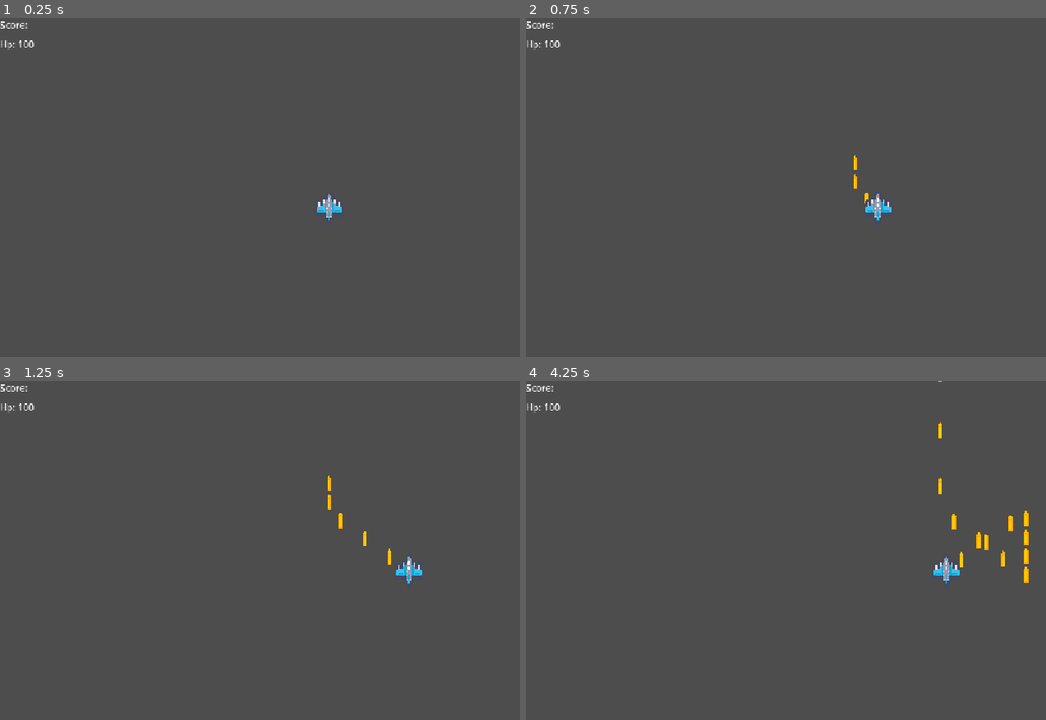
Above: before the commit, frames 1-4 (two rows, left to right).
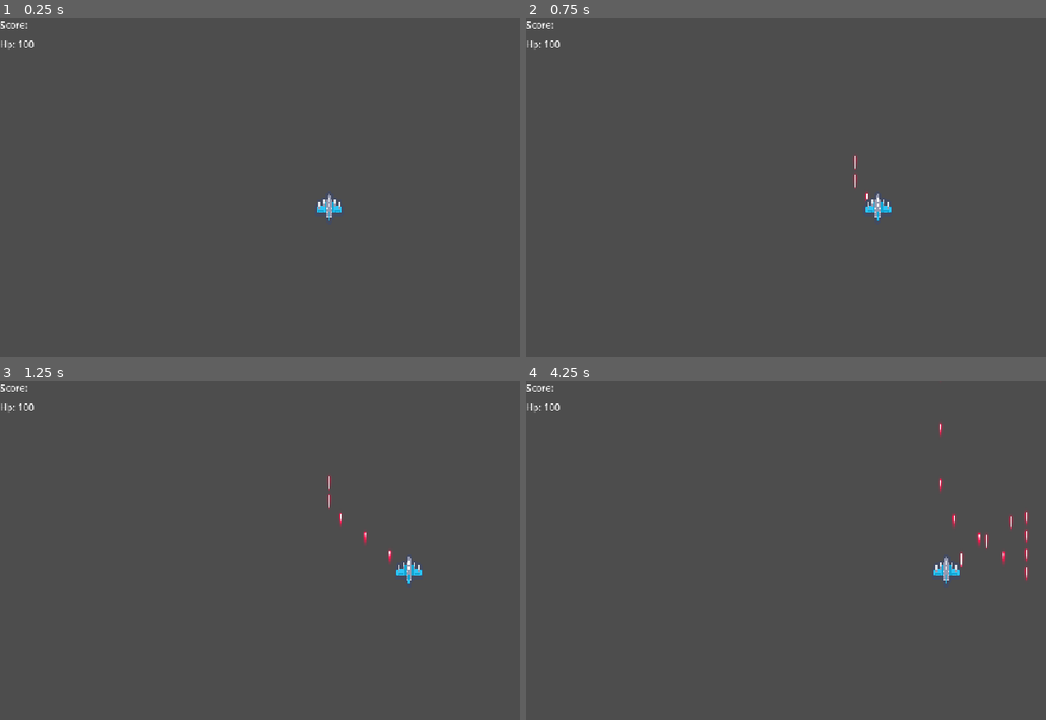
Above: after the commit, the same moments.

Repository: CuttSuki/sky-bullet-hell
Game: Godot game, scene res://Scenes/main.tscn
The game is run twice, just before and just after one commit, with the same random seed, the same clock (stepped at 60 frames per second) and the same inputs.
Inputs:
- Up to frame 1 (0.25 s): no input
- Up to frame 2 (0.75 s): tap Enter at 0.5 s; hold Right (ui_right) from 0.53 s (still down)
- Up to frame 3 (1.25 s): keep holding Right (ui_right)
- Up to frame 4 (4.25 s): release Right (ui_right) at 1.28 s; hold Down (ui_down) 1.28-2.03 s; hold Right (ui_right) 2.03-2.78 s; hold Up (ui_up) 2.78-3.53 s; hold Left (ui_left) from 3.53 s (still down)

Frame 1 is identical in both runs. In frame 2, less than 0.1% of the frame differs, in the area x 63-66%, y 40-55%; in frame 3, 0.2%; in frame 4, 0.5%, in the area x 79-97%, y 0-60%.

Commit message:
Added: Parallax background (buggy as of now), Item class

Diff:
--- a/Scenes/BulletPatterns/bullet_pattern_shotgun.gd
+++ b/Scenes/BulletPatterns/bullet_pattern_shotgun.gd
@@ -1,21 +1,25 @@
 extends BulletPattern
 class_name ShotgunBulletPattern
+@export var num_of_hits: int = 1
+@export var multi_cd: float = 0.5
+func _ready() -> void:
+	num_of_hits = randi() % 3
 
 func _set_bullet():
 	var bullet_count := 10
 	var total_spread := deg_to_rad(60)
 	var start_angle := parent.global_rotation - (total_spread / 2.0)
 	var angle_step := total_spread / (bullet_count - 1)
-
-	for i in range(bullet_count):
-		var bullet: Bullet = bullet_path.instantiate()
-		if parent is Enemy:
-			bullet.add_to_group("enemy_bullet")
-		elif parent is Player:
-			bullet.add_to_group("player_bullet")
-		BulletContainer.add_child(bullet)
-		bullet.global_position = parent.global_position
-
-		var bullet_angle := start_angle + (angle_step * i)
-		bullet.direction = Vector2.RIGHT.rotated(bullet_angle)
-		bullet.rotation = bullet_angle
+	for i in range(num_of_hits):
+		for j in range(bullet_count):
+			var bullet: Bullet = bullet_path.instantiate()
+			if parent is Enemy:
+				bullet.add_to_group("enemy_bullet")
+			elif parent is Player:
+				bullet.add_to_group("player_bullet")
+			BulletContainer.add_child(bullet)
+			bullet.global_position = parent.global_position
+			var bullet_angle := start_angle + (angle_step * j)
+			bullet.direction = Vector2.RIGHT.rotated(bullet_angle)
+			bullet.rotation = bullet_angle
+		await get_tree().create_timer(multi_cd).timeout
--- a/Scenes/Bullets/bullet.tscn
+++ b/Scenes/Bullets/bullet.tscn
@@ -1,7 +1,7 @@
 [gd_scene format=3 uid="uid://cf7f1gbvaydjs"]
 
 [ext_resource type="Script" uid="uid://dlj4b2gv2mm4o" path="res://Scripts/bullet.gd" id="1_qngn8"]
-[ext_resource type="Texture2D" uid="uid://cgop573grvepg" path="res://Assets/kenney_pixelshmup/0d9ec45a647e33293fe80a886bbdb86d_Enemy%20Bullet-1.png.png" id="2_qngn8"]
+[ext_resource type="Texture2D" uid="uid://bsip8o8jglbri" path="res://Assets/Sprites - Lasers Bullets #1 [66]v2.5/Laser Sprites/14.png" id="2_qngn8"]
 
 [sub_resource type="RectangleShape2D" id="RectangleShape2D_hbcgk"]
 size = Vector2(23, 9)
@@ -12,6 +12,7 @@
 speed = 100
 
 [node name="Sprite2D" type="Sprite2D" parent="." unique_id=727693937]
+scale = Vector2(0.1, 0.1)
 texture = ExtResource("2_qngn8")
 
 [node name="CollisionShape2D" type="CollisionShape2D" parent="." unique_id=582703938]
--- a/Scenes/Enemies/ship_2.tscn
+++ b/Scenes/Enemies/ship_2.tscn
@@ -37,6 +37,8 @@
 
 [node name="ShotgunBulletPattern" type="Node2D" parent="." unique_id=608442963 node_paths=PackedStringArray("parent")]
 script = ExtResource("3_2jwc5")
+multi_cd = 0.3
 parent = NodePath("..")
 bullet_path = ExtResource("4_pxfen")
+cooldown = 2.0
 metadata/_custom_type_script = "uid://cc4ltkvit2kop"
--- /dev/null
+++ b/Scenes/Item/healing_item.tscn
@@ -0,0 +1,33 @@
+[gd_scene format=3 uid="uid://d37jcjdtfhvuh"]
+
+[ext_resource type="Script" uid="uid://e0e425w0w8wi" path="res://Scripts/healing_item.gd" id="1_hv1w1"]
+[ext_resource type="Texture2D" uid="uid://dokw010s5v6bb" path="res://Assets/magical-potions-items-tileset.png" id="2_kmlt0"]
+
+[sub_resource type="RectangleShape2D" id="RectangleShape2D_cojko"]
+
+[sub_resource type="AtlasTexture" id="AtlasTexture_kmlt0"]
+atlas = ExtResource("2_kmlt0")
+region = Rect2(0, 0, 16, 16)
+
+[sub_resource type="SpriteFrames" id="SpriteFrames_hbcgk"]
+animations = [{
+"frames": [{
+"duration": 1.0,
+"texture": SubResource("AtlasTexture_kmlt0")
+}],
+"loop": 1,
+"name": &"default",
+"speed": 5.0
+}]
+
+[node name="HealingItem" type="CharacterBody2D" unique_id=782139051]
+scale = Vector2(0.2, 0.2)
+collision_layer = 4
+script = ExtResource("1_hv1w1")
+heal_amount = 10
+
+[node name="CollisionShape2D" type="CollisionShape2D" parent="." unique_id=1255331450]
+shape = SubResource("RectangleShape2D_cojko")
+
+[node name="AnimatedSprite2D" type="AnimatedSprite2D" parent="." unique_id=900861749]
+sprite_frames = SubResource("SpriteFrames_hbcgk")
--- /dev/null
+++ b/Scenes/Item/item.tscn
@@ -0,0 +1,10 @@
+[gd_scene format=3 uid="uid://u3v42mbpcm0u"]
+
+[ext_resource type="Script" uid="uid://dfmvu1ksuttmk" path="res://Scripts/item.gd" id="1_i10cy"]
+
+[node name="Item" type="CharacterBody2D" unique_id=1724194576]
+script = ExtResource("1_i10cy")
+
+[node name="Sprite2D" type="Sprite2D" parent="." unique_id=614567823]
+
+[node name="CollisionShape2D" type="CollisionShape2D" parent="." unique_id=1278088434]
--- /dev/null
+++ b/Scenes/Item/large_healing_item.tscn
@@ -0,0 +1,33 @@
+[gd_scene format=3 uid="uid://bst62nw2f4iat"]
+
+[ext_resource type="Script" uid="uid://e0e425w0w8wi" path="res://Scripts/healing_item.gd" id="1_v4blx"]
+[ext_resource type="Texture2D" uid="uid://dokw010s5v6bb" path="res://Assets/magical-potions-items-tileset.png" id="2_rpf22"]
+
+[sub_resource type="RectangleShape2D" id="RectangleShape2D_cojko"]
+
+[sub_resource type="AtlasTexture" id="AtlasTexture_v4blx"]
+atlas = ExtResource("2_rpf22")
+region = Rect2(96, 0, 16, 16)
+
+[sub_resource type="SpriteFrames" id="SpriteFrames_hbcgk"]
+animations = [{
+"frames": [{
+"duration": 1.0,
+"texture": SubResource("AtlasTexture_v4blx")
+}],
+"loop": 1,
+"name": &"default",
+"speed": 5.0
+}]
+
+[node name="LargeHealingItem" type="CharacterBody2D" unique_id=782139051]
+scale = Vector2(0.2, 0.2)
+collision_layer = 4
+script = ExtResource("1_v4blx")
+heal_amount = 70
+
+[node name="CollisionShape2D" type="CollisionShape2D" parent="." unique_id=1255331450]
+shape = SubResource("RectangleShape2D_cojko")
+
+[node name="AnimatedSprite2D" type="AnimatedSprite2D" parent="." unique_id=900861749]
+sprite_frames = SubResource("SpriteFrames_hbcgk")
--- /dev/null
+++ b/Scenes/Item/medium_healing_item.tscn
@@ -0,0 +1,33 @@
+[gd_scene format=3 uid="uid://dcnt6r8tgnq8g"]
+
+[ext_resource type="Script" uid="uid://e0e425w0w8wi" path="res://Scripts/healing_item.gd" id="1_jyxpf"]
+[ext_resource type="Texture2D" uid="uid://dokw010s5v6bb" path="res://Assets/magical-potions-items-tileset.png" id="2_57dqb"]
+
+[sub_resource type="RectangleShape2D" id="RectangleShape2D_cojko"]
+
+[sub_resource type="AtlasTexture" id="AtlasTexture_jyxpf"]
+atlas = ExtResource("2_57dqb")
+region = Rect2(48, 0, 16, 16)
+
+[sub_resource type="SpriteFrames" id="SpriteFrames_hbcgk"]
+animations = [{
+"frames": [{
+"duration": 1.0,
+"texture": SubResource("AtlasTexture_jyxpf")
+}],
+"loop": 1,
+"name": &"default",
+"speed": 5.0
+}]
+
+[node name="MediumHealingItem" type="CharacterBody2D" unique_id=782139051]
+scale = Vector2(0.2, 0.2)
+collision_layer = 4
+script = ExtResource("1_jyxpf")
+heal_amount = 50
+
+[node name="CollisionShape2D" type="CollisionShape2D" parent="." unique_id=1255331450]
+shape = SubResource("RectangleShape2D_cojko")
+
+[node name="AnimatedSprite2D" type="AnimatedSprite2D" parent="." unique_id=900861749]
+sprite_frames = SubResource("SpriteFrames_hbcgk")
--- /dev/null
+++ b/Scenes/background.tscn
@@ -0,0 +1,21 @@
+[gd_scene format=3 uid="uid://dq8ccpmjsake3"]
+
+[ext_resource type="Texture2D" uid="uid://bmnkptqv3equa" path="res://Assets/craftpix-net-245126-free-pixel-sky-with-parallax-clouds-for-2d-games/background 1/orig.png" id="1_sn1xx"]
+
+[sub_resource type="AtlasTexture" id="AtlasTexture_pojwb"]
+atlas = ExtResource("1_sn1xx")
+region = Rect2(0, 0, 576, 324)
+
+[sub_resource type="SpriteFrames" id="SpriteFrames_hbcgk"]
+animations = [{
+"frames": [{
+"duration": 1.0,
+"texture": SubResource("AtlasTexture_pojwb")
+}],
+"loop": 1,
+"name": &"default",
+"speed": 5.0
+}]
+
+[node name="Background" type="AnimatedSprite2D" unique_id=1150950153]
+sprite_frames = SubResource("SpriteFrames_hbcgk")
--- a/Scenes/main.tscn
+++ b/Scenes/main.tscn
@@ -3,8 +3,10 @@
 [ext_resource type="Script" uid="uid://jv0xjecqdoun" path="res://Scripts/spawner.gd" id="1_bo1nx"]
 [ext_resource type="PackedScene" uid="uid://mqaf0sejc31a" path="res://Scenes/player.tscn" id="1_jjgbg"]
 [ext_resource type="Script" uid="uid://udnpjhjg7nii" path="res://Scripts/main.gd" id="1_jjvhh"]
+[ext_resource type="PackedScene" uid="uid://daduprsugw5uw" path="res://Scenes/parallax.tscn" id="2_21xkr"]
 [ext_resource type="PackedScene" uid="uid://bygahut4l3wc8" path="res://Scenes/BulletPatterns/bullet_pattern.tscn" id="3_8gbba"]
 [ext_resource type="Script" uid="uid://bdu3cmi16l2ky" path="res://Scripts/hud.gd" id="5_kry3j"]
+[ext_resource type="Script" uid="uid://bdwgmispe0nwy" path="res://Scripts/item_spawner.gd" id="7_6bp64"]
 
 [sub_resource type="RectangleShape2D" id="RectangleShape2D_hbcgk"]
 size = Vector2(1164, 119)
@@ -13,6 +15,11 @@
 script = ExtResource("1_jjvhh")
 despawn_area = NodePath("DespawnArea")
 spawner = NodePath("Spawner")
+
+[node name="Parallax" parent="." unique_id=1746295835 instance=ExtResource("2_21xkr")]
+visible = false
+z_index = -4096
+position = Vector2(-8, 161)
 
 [node name="Spawner" type="Node2D" parent="." unique_id=1027306665 node_paths=PackedStringArray("leftmost_side", "rightmost_side")]
 script = ExtResource("1_bo1nx")
@@ -66,3 +73,11 @@
 custom_minimum_size = Vector2(10, 30)
 layout_mode = 2
 text = "Hp:"
+
+[node name="ItemContainer" type="Node2D" parent="." unique_id=967175968]
+
+[node name="ItemSpawner" type="Node2D" parent="." unique_id=1144161167 node_paths=PackedStringArray("item_container", "leftmost_side", "rightmost_side")]
+script = ExtResource("7_6bp64")
+item_container = NodePath("../ItemContainer")
+leftmost_side = NodePath("../Leftmost")
+rightmost_side = NodePath("../Rightmost")
--- /dev/null
+++ b/Scenes/parallax.tscn
@@ -0,0 +1,48 @@
+[gd_scene format=3 uid="uid://daduprsugw5uw"]
+
+[ext_resource type="Texture2D" uid="uid://c3crq04fgyifu" path="res://Assets/craftpix-net-245126-free-pixel-sky-with-parallax-clouds-for-2d-games/background 1/2.png" id="1_acil8"]
+[ext_resource type="Texture2D" uid="uid://5lnnbemniko1" path="res://Assets/craftpix-net-245126-free-pixel-sky-with-parallax-clouds-for-2d-games/background 1/3.png" id="2_1rrkq"]
+[ext_resource type="Texture2D" uid="uid://cma5j24tojrqy" path="res://Assets/craftpix-net-245126-free-pixel-sky-with-parallax-clouds-for-2d-games/background 1/4.png" id="3_ngbw4"]
+[ext_resource type="Texture2D" uid="uid://dapvpi3s8ne67" path="res://Assets/craftpix-net-245126-free-pixel-sky-with-parallax-clouds-for-2d-games/background 1/1.png" id="4_hd2e0"]
+
+[node name="Parallax" type="Node2D" unique_id=1746295835]
+
+[node name="Parallax2D" type="Parallax2D" parent="." unique_id=1418096596]
+repeat_size = Vector2(0, 150)
+autoscroll = Vector2(0, 7)
+repeat_times = 2
+
+[node name="1" type="Sprite2D" parent="Parallax2D" unique_id=594729926]
+position = Vector2(579.5, 332.5)
+scale = Vector2(2.0017362, 2.0771606)
+texture = ExtResource("4_hd2e0")
+
+[node name="Parallax2D2" type="Parallax2D" parent="." unique_id=216459303]
+repeat_size = Vector2(0, 200)
+autoscroll = Vector2(0, 8)
+repeat_times = 3
+
+[node name="2" type="Sprite2D" parent="Parallax2D2" unique_id=1549613612]
+position = Vector2(593, 196.5)
+scale = Vector2(1.9409722, 0.9907407)
+texture = ExtResource("1_acil8")
+
+[node name="Parallax2D3" type="Parallax2D" parent="." unique_id=1174598094]
+repeat_size = Vector2(0, 350)
+autoscroll = Vector2(0, 9)
+repeat_times = 4
+
+[node name="3" type="Sprite2D" parent="Parallax2D3" unique_id=2078899615]
+position = Vector2(579, 239)
+scale = Vector2(1.9982638, 1.3950617)
+texture = ExtResource("2_1rrkq")
+
+[node name="Parallax2D4" type="Parallax2D" parent="." unique_id=486333981]
+repeat_size = Vector2(0, 400)
+autoscroll = Vector2(0, 10)
+repeat_times = 5
+
+[node name="4" type="Sprite2D" parent="Parallax2D4" unique_id=62993466]
+position = Vector2(579, 263)
+scale = Vector2(1.9982638, 1.4413581)
+texture = ExtResource("3_ngbw4")
--- a/Scenes/player.tscn
+++ b/Scenes/player.tscn
@@ -27,7 +27,7 @@
 animation = &"PlayerPlane"
 
 [node name="Hurtbox" type="Area2D" parent="." unique_id=1133187421]
-collision_mask = 3
+collision_mask = 7
 
 [node name="CollisionShape2D" type="CollisionShape2D" parent="Hurtbox" unique_id=1744627839]
 shape = SubResource("RectangleShape2D_hbcgk")
--- /dev/null
+++ b/Scripts/healing_item.gd
@@ -0,0 +1,9 @@
+extends Item
+class_name HealingItem
+@export var heal_amount: int = 20
+
+
+
+func interact_item(player: Player) -> void:
+	print("Found healing item")
+	player.current_hp += heal_amount
--- /dev/null
+++ b/Scripts/item.gd
@@ -0,0 +1,10 @@
+extends CharacterBody2D
+class_name Item
+
+
+func _physics_process(delta: float) -> void:
+	velocity.y = 30
+	move_and_slide()
+
+func interact_item(player: Player) -> void:
+	pass
--- /dev/null
+++ b/Scripts/item_spawner.gd
@@ -0,0 +1,14 @@
+extends Node2D
+class_name ItemSpawner
+@export var item_container: Node2D
+@export var leftmost_side: Marker2D
+@export var rightmost_side: Marker2D
+
+
+func _ready() -> void:
+	while true:
+		var item: Item = load("res://Scenes/Item/healing_item.tscn").instantiate()
+		item.position.x = randf_range(leftmost_side.position.x, rightmost_side.position.x)
+		item.position.y = leftmost_side.position.y
+		item_container.add_child(item)
+		await get_tree().create_timer(5).timeout
--- a/Scripts/player.gd
+++ b/Scripts/player.gd
@@ -10,7 +10,7 @@
 var direction: Vector2 = Vector2.ZERO
 signal health_changed(health: int)
 signal score_updated (score: int)
-
+signal game_over
 func _ready() -> void:
 	current_hp = max_hp
 	health_changed.emit.call_deferred(current_hp)
@@ -28,12 +28,18 @@
 	direction = Input.get_vector("ui_left", "ui_right", "ui_up", "ui_down")
 	velocity = direction * SPEED * additional_speed
 	move_and_slide()
+	if current_hp < 0:
+		game_over.emit()
 
 func _take_damage(amount: int):
 	current_hp -= amount
-	health_changed.emit(current_hp)
 
 func _on_body_entered(body: Node2D):
+	if body.is_in_group("player_bullet"):
+		return
 	if body.is_in_group("enemy_bullet"):
 		_take_damage(body.attack)
-		body.queue_free()
+	if body is Item:
+		body.interact_item(self)
+	health_changed.emit(current_hp)
+	body.queue_free()
--- a/Scripts/spawner.gd
+++ b/Scripts/spawner.gd
@@ -17,12 +17,11 @@
 		"step": 0.3,
 		"max": 100,
 		"max_count": 3,
-		"delay": 10
+		"delay": 8
 	}
 }
 
 func _ready() -> void:
-
 	_set_spawn()
 
 func _physics_process(delta: float) -> void:
Binary file added: Assets/Sprites - Lasers Bullets #1 [66]v2.5/Laser Sprites/01.png
Not shown, added: Assets/Sprites - Lasers Bullets #1 [66]v2.5/Laser Sprites/01.png.import
Binary file added: Assets/Sprites - Lasers Bullets #1 [66]v2.5/Laser Sprites/02.png
Not shown, added: Assets/Sprites - Lasers Bullets #1 [66]v2.5/Laser Sprites/02.png.import
Binary file added: Assets/Sprites - Lasers Bullets #1 [66]v2.5/Laser Sprites/03.png
Not shown, added: Assets/Sprites - Lasers Bullets #1 [66]v2.5/Laser Sprites/03.png.import
Binary file added: Assets/Sprites - Lasers Bullets #1 [66]v2.5/Laser Sprites/04.png
Not shown, added: Assets/Sprites - Lasers Bullets #1 [66]v2.5/Laser Sprites/04.png.import
Binary file added: Assets/Sprites - Lasers Bullets #1 [66]v2.5/Laser Sprites/05.png
Not shown, added: Assets/Sprites - Lasers Bullets #1 [66]v2.5/Laser Sprites/05.png.import
Binary file added: Assets/Sprites - Lasers Bullets #1 [66]v2.5/Laser Sprites/06.png
Not shown, added: Assets/Sprites - Lasers Bullets #1 [66]v2.5/Laser Sprites/06.png.import
(and 201 more such lines)
